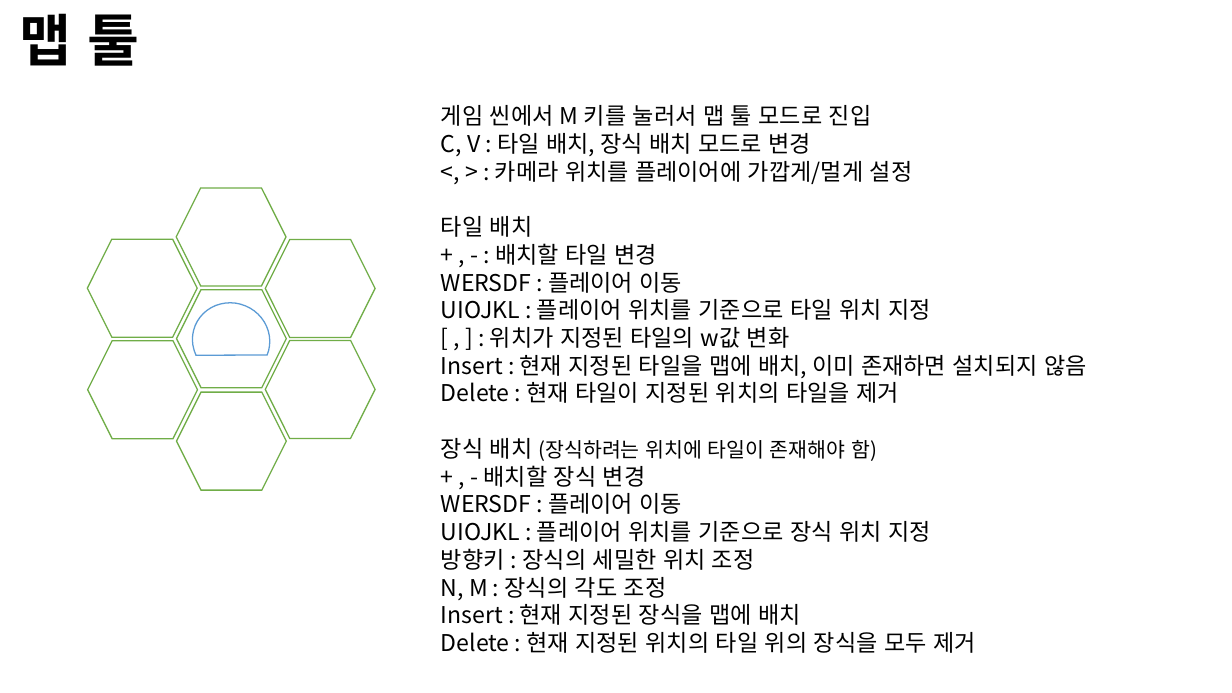
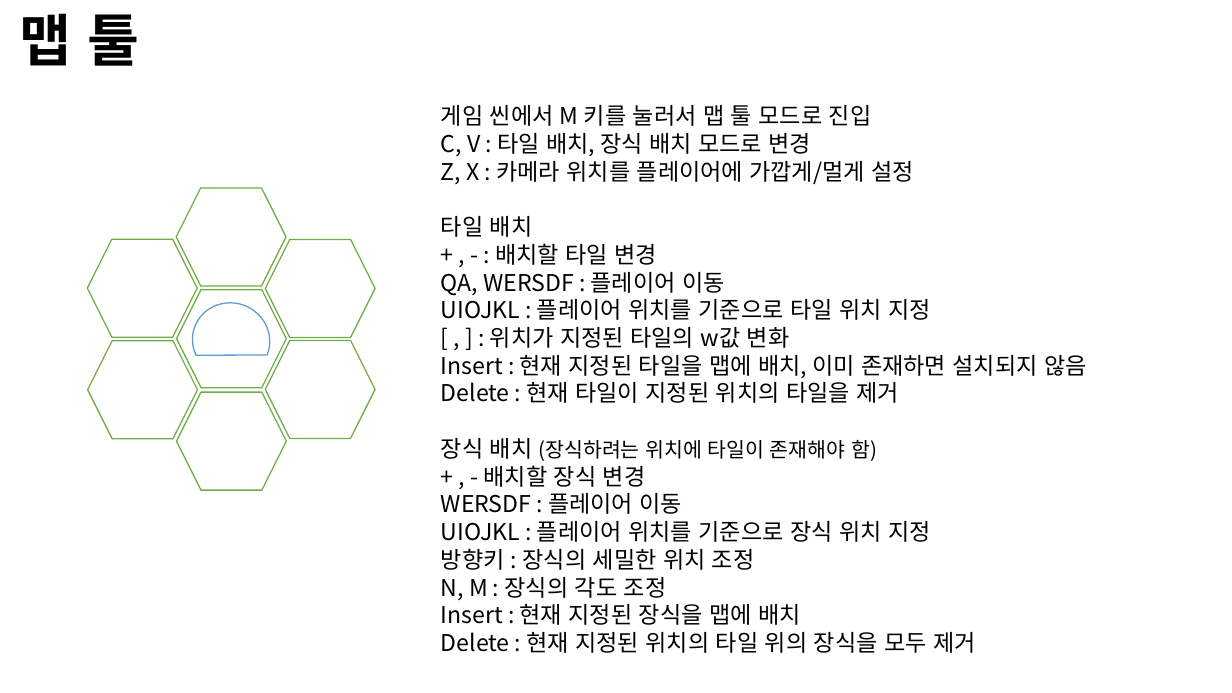
Before and after one commit to Juyeong11/Graduation_project, a slide deck: slide 42 of BeatSlime design repo/비트슬라임 기획서 v0.3.pptx. Drawn at 1232x693 pixels with LibreOffice and Linux fonts; fonts in the diff are those of the drawing. Boxes give left, top, right and bottom in pixels: in the first picture for what was removed or moved away, otherwise in the second. Text is boxed around its words. In the diff, an @@ line names an element or a change of style, - is before the commit and + after.

Commit message:
Maptool Docs Fix

```diff
--- a/BeatSlime design repo/비트슬라임 기획서 v0.3.pptx
+++ b/BeatSlime design repo/비트슬라임 기획서 v0.3.pptx
@@ text at (441, 161, 914, 184): text changed @@
-<, > : 카메라 위치를 플레이어에 가깝게/멀게 설정
+Z, X : 카메라 위치를 플레이어에 가깝게/멀게 설정
@@ text at (441, 272, 725, 296): text changed @@
-WERSDF : 플레이어 이동
+QA, WERSDF : 플레이어 이동
```
